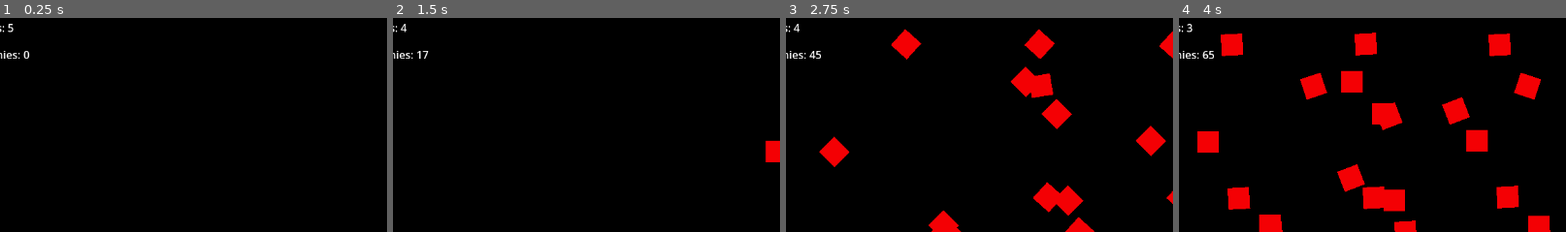
Above: before the commit, frames 1-4 (left to right).
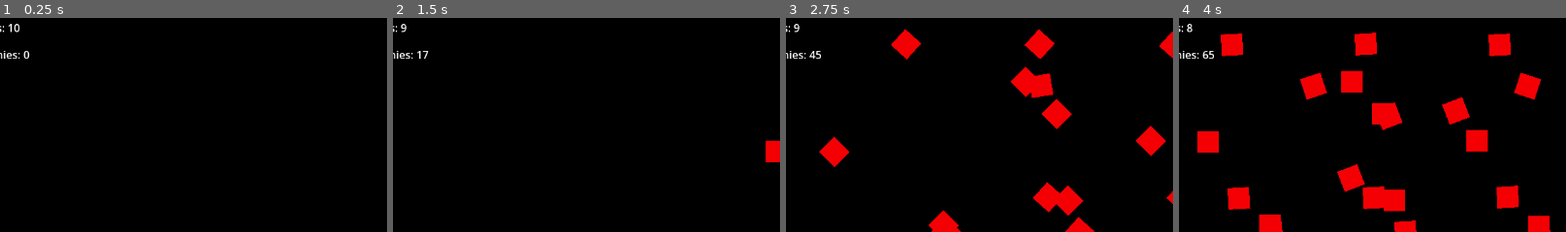
Above: after the commit, the same moments.

Repository: ArsenicBite/GODOTEXAM
Game: Godot game, scene res://BaseScene.tscn
Two runs of this game, one before a commit and one after it. Both use one fixed random seed, a clock stepped at 60 frames per second and the inputs below.
Inputs:
- Up to frame 1 (0.25 s): no input
- Up to frame 2 (1.5 s): hold Right (ui_right) 0.53-1.28 s; hold Down (ui_down) from 1.28 s (still down)
- Up to frame 3 (2.75 s): release Down (ui_down) at 2.03 s; hold Right (ui_right) from 2.03 s (still down)
- Up to frame 4 (4 s): release Right (ui_right) at 2.78 s; hold Up (ui_up) 2.78-3.53 s; hold Left (ui_left) from 3.53 s (still down)
The pictures show only the part of the screen within x 5-54%, y 0-50%; the shares and areas given below are measured in that part.

The runs differ from the first frame. In frame 1, less than 0.1% of the frame differs, in the area x 2-6%, y 2-7%; in frame 2, less than 0.1%; in frame 3, less than 0.1%; in frame 4, less than 0.1%.

Commit message:
Squares get killed

Diff:
--- a/godotexam/BaseScene.tscn
+++ b/godotexam/BaseScene.tscn
@@ -1,5 +1,6 @@
-[gd_scene load_steps=10 format=3 uid="uid://cvhpay2mkvq3a"]
+[gd_scene load_steps=11 format=3 uid="uid://cvhpay2mkvq3a"]
 
+[ext_resource type="Script" uid="uid://cqwcarejupyhs" path="res://base_scene.gd" id="1_8kiex"]
 [ext_resource type="Script" uid="uid://d0ur5747yfomg" path="res://player.gd" id="1_15wuk"]
 [ext_resource type="Texture2D" uid="uid://b3oyn62kjlf85" path="res://Character.png" id="2_gnnrh"]
 [ext_resource type="PackedScene" uid="uid://bbj6r2lxo3dg2" path="res://EnemySpawner.tscn" id="3_a3t8j"]
@@ -13,6 +14,7 @@
 [sub_resource type="QuadMesh" id="QuadMesh_5qhct"]
 
 [node name="Node2D" type="Node2D"]
+script = ExtResource("1_8kiex")
 
 [node name="CharacterBody2D" type="CharacterBody2D" parent="."]
 position = Vector2(74, 375)
--- /dev/null
+++ b/godotexam/base_scene.gd
@@ -0,0 +1 @@
+extends Node2D
--- a/godotexam/collision_shape_2d.gd
+++ b/godotexam/collision_shape_2d.gd
@@ -14,6 +14,10 @@
 
 	position += velocity * delta
 
+	if $"../CharacterBody2D".lives == 0:
+		queue_free()
+
+
 
 
 
--- a/godotexam/enemy_spawner.gd
+++ b/godotexam/enemy_spawner.gd
@@ -3,6 +3,7 @@
 @onready var spawn_timer = $Timer
 
 const ENEMY = preload("res://Enemy.tscn")
+
 
 func _on_timer_timeout() -> void:
 	$"../CharacterBody2D".increase_enemy(1)
@@ -11,4 +12,5 @@
 	get_parent().add_child(newEnemy)
 
 	newEnemy.global_position = global_position
+
 	pass # Replace with function body.
--- a/godotexam/player.gd
+++ b/godotexam/player.gd
@@ -1,11 +1,12 @@
 extends CharacterBody2D
 
 @export var speed = 400
-@export var lives = 5
+@export var lives = 10
 @export var enemies = 0
 
 func increase_score(amount: int) -> void:
 	lives+= amount
+
 
 func increase_enemy(amount: int) -> void:
 	enemies+= amount
Not shown, added: godotexam/base_scene.gd.uid
